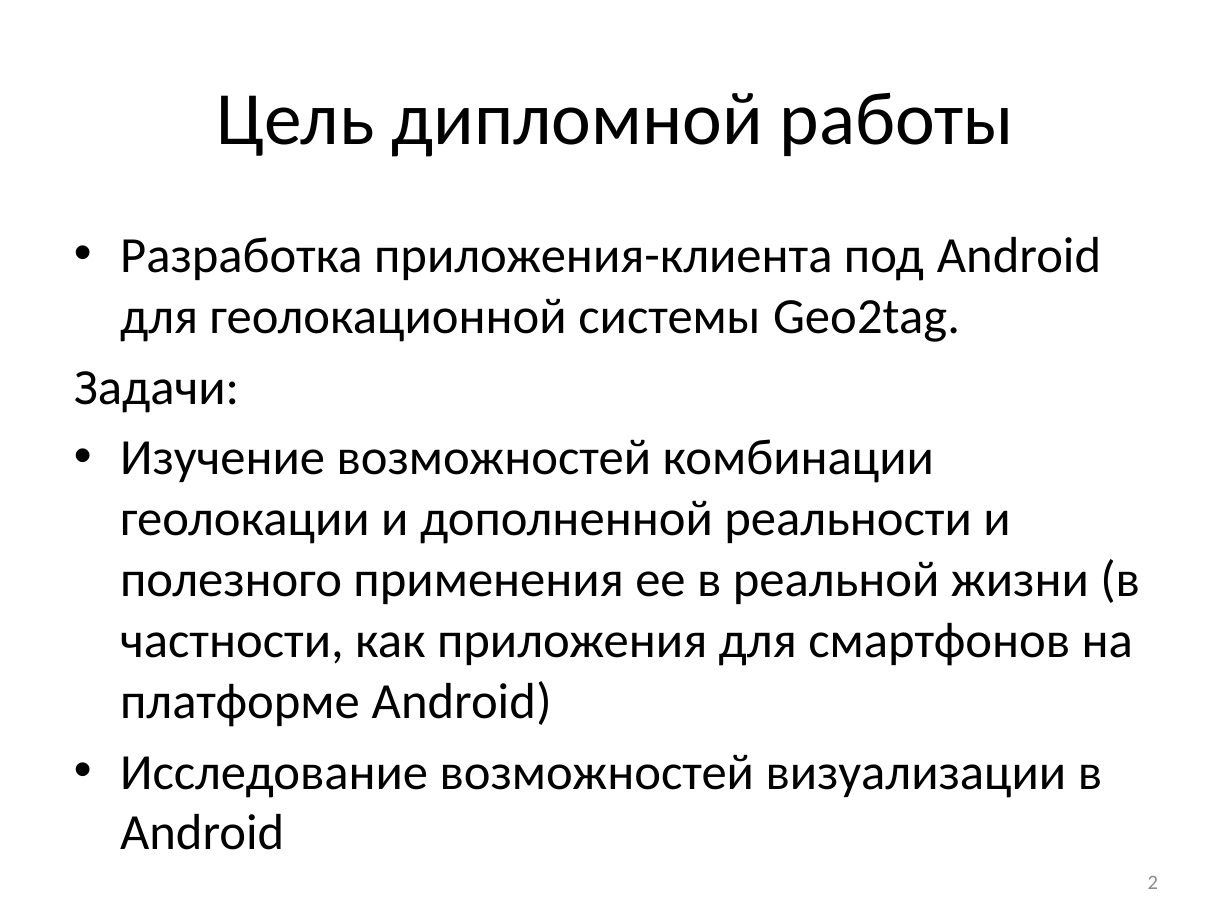
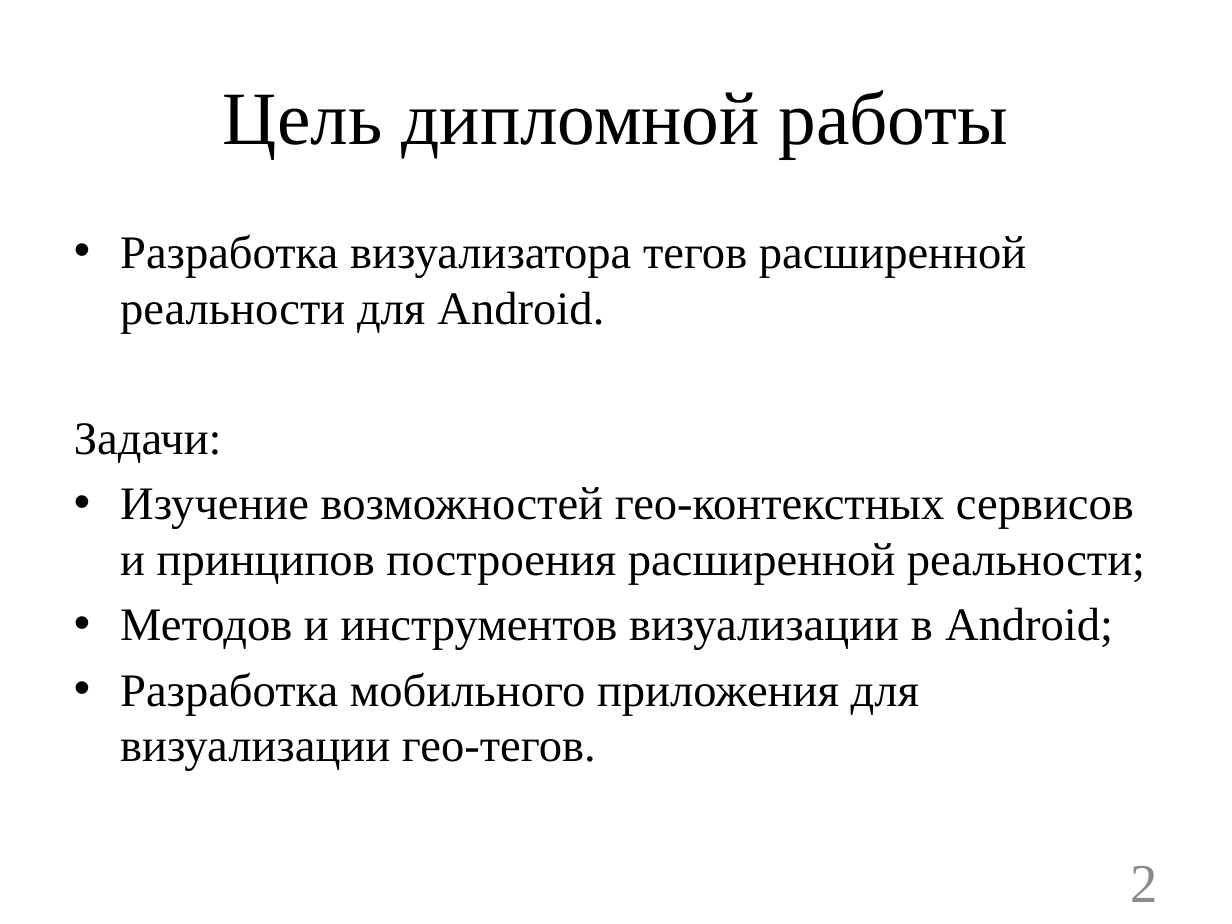
Before and after one commit to geo2tag/geocube, a slide deck: slide 2 of Диплом презентация.pptx. Drawn at 1232x924 pixels with LibreOffice and Linux fonts; fonts in the diff are those of the drawing. Boxes give left, top, right and bottom in pixels: in the first picture for what was removed or moved away, otherwise in the second. Text is boxed around its words. In the diff, an @@ line names an element or a change of style, - is before the commit and + after.

Commit message:
vkr

```diff
--- a/Диплом презентация.pptx
+++ b/Диплом презентация.pptx
@@ title "Цель дипломной работы" at box(223, 90, 1008, 158): font Calibri to Times New Roman @@
@@ text at box(120, 234, 1026, 334): text changed; size 29.6 to 27.2 pt; font Calibri to Times New Roman @@
-• Разработка приложения-клиента под Android для геолокационной системы Geo2tag.
+• Разработка визуализатора тегов расширенной реальности для Android.
@@ text at box(74, 423, 222, 463): size 29.6 to 27.2 pt, font Calibri to Times New Roman in "Задачи:" @@
@@ text at box(120, 487, 1145, 771): text changed; size 29.6 to 27.2 pt; font Calibri to Times New Roman @@
-• Изучение возможностей комбинации геолокации и дополненной реальности и полезного применения ее в реальной жизни (в частности, как приложения для смартфонов на платформе Android)
-• Исследование возможностей визуализации в Android
+• Изучение возможностей гео-контекстных сервисов и принципов построения расширенной реальности;
+• Методов и инструментов визуализации в Android;
+• Разработка мобильного приложения для визуализации гео-тегов.
@@ page number at box(1131, 866, 1158, 902): size 12 to 32 pt, font Calibri to Times New Roman @@
```
Also in this commit, not shown: 6 other slides changed, 9 slides added, 14 slides removed.
